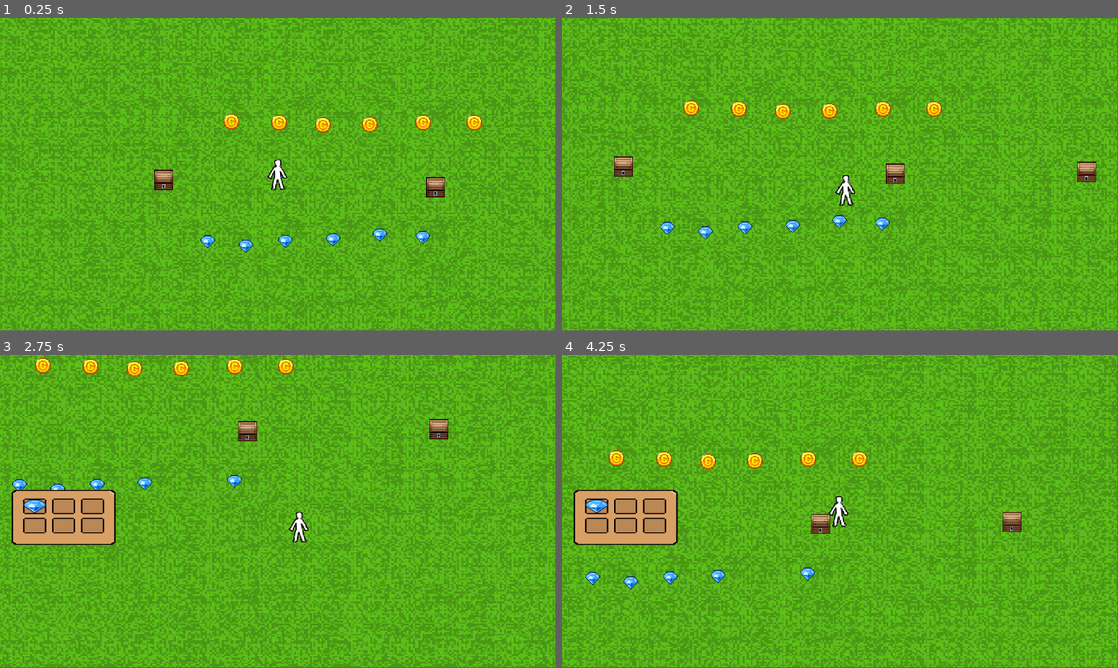
Above: before the commit, frames 1-4 (two rows, left to right).
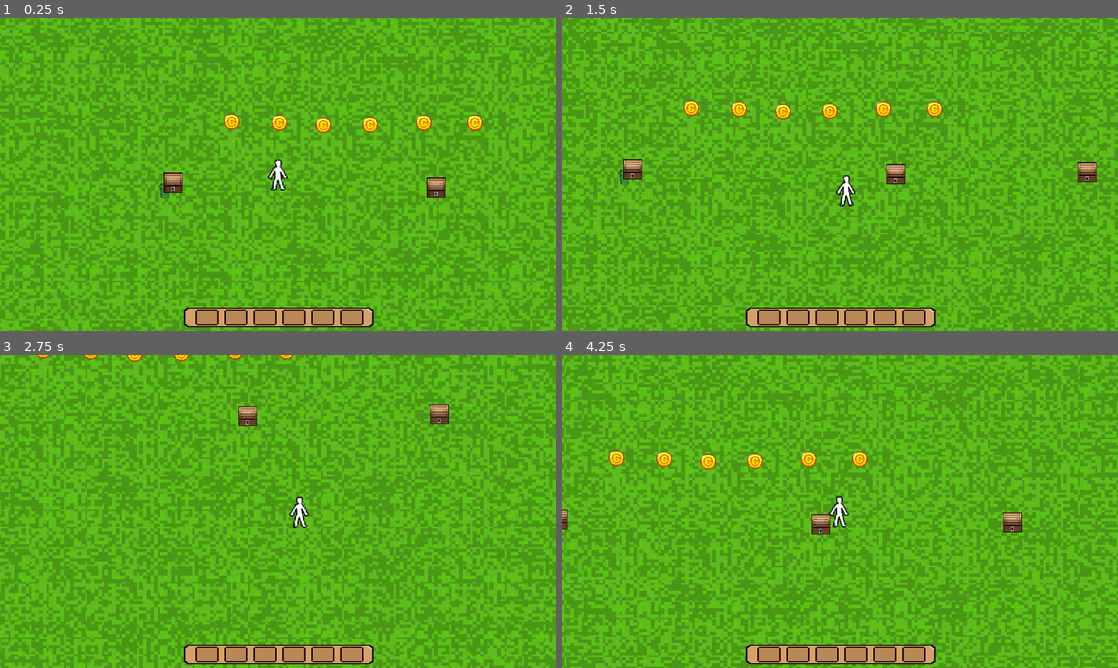
Above: after the commit, the same moments.

Repository: Damian153/puzzle-game
Game: Godot game, scene res://Scene/level1.tscn
Same seed, same stepped clock (60 frames per second), same inputs: the game is played once before the commit and once after it.
Inputs (mouse positions are in pixels of both pictures, inside the frame that each line leads up to):
- Up to frame 1 (0.25 s): no input
- Up to frame 2 (1.5 s): tap Enter at 0.5 s; move the mouse to (962, 158) at 0.52 s; hold D (right) 0.53-1.28 s; hold E (action) 0.53-1.28 s; click (962, 158) at 0.67 s; tap B (inv) at 0.8, 1.35 s; move the mouse to (728, 190) at 1.27 s; hold S (down) from 1.28 s (still down); click (728, 190) at 1.42 s
- Up to frame 3 (2.75 s): tap E (action) at 1.55 s; move the mouse to (333, 442) at 2.02 s; release S (down) at 2.03 s; hold D (right) from 2.03 s (still down); hold E (action) from 2.03 s (still down); click (333, 442) at 2.17 s; tap B (inv) at 2.3 s
- Up to frame 4 (4.25 s): move the mouse to (812, 574) at 2.77 s; release D (right) at 2.78 s; release E (action) at 2.78 s; hold W (up) 2.78-3.53 s; tap B (inv) at 2.85, 3.8 s; click (812, 574) at 2.92 s; tap E (action) at 3.05 s; move the mouse to (1006, 558) at 3.52 s; hold A (left) from 3.53 s (still down); hold Shift (shift) from 3.53 s (still down); click (1006, 558) at 3.67 s
In our replay, the window is 799x449 before the commit and 800x450 after it. These sizes can differ from the game's own. Grey fills any space a smaller window leaves; there, only what the larger window draws over its background counts as a difference.

The runs differ from the first frame. In frame 1, 45% of the frame differs, in the area x 0-100%, y 0-100%; in frame 2, 47%; in frame 3, 48%; in frame 4, 48%.

Commit message:
drestule updtae

Diff:
--- a/puzzle/Scene/Coin.tscn
+++ b/puzzle/Scene/Coin.tscn
@@ -23,3 +23,4 @@
 shape = SubResource("CircleShape2D_aiydl")
 
 [connection signal="body_entered" from="pickable_area" to="." method="_on_pickable_area_body_entered"]
+[connection signal="body_exited" from="pickable_area" to="." method="_on_pickable_area_body_exited"]
--- a/puzzle/Scene/chest.gd
+++ b/puzzle/Scene/chest.gd
@@ -2,16 +2,17 @@
 
 @onready var locked = $locked
 @onready var unlocked = $unlocked
-@onready var invpl : Inv = preload("res://inv/playerinv.tres")
+@onready var inv : Inv = preload("res://inv/playerinv.tres")
 @onready var impossible = $impossible
 @onready var slot : InvSlot
+var gem_collectable = preload("res://Scene/gem_collectable.tscn")
 
-@export var inv : Inv
-signal sts
 var status = "locked" #unlocked
 var can_unlock = false
 var player_in_area = false
 var poz=0
+var collected = false
+var player = null
 
 func _ready():
 	locked.visible = false
@@ -31,16 +32,13 @@
 					impossible.visible = false
 		else:
 			locked.visible= false
-			if Input.is_action_just_pressed("action"):
-				Global.show_inv = true
 	else:
 		locked.visible = false
-		Global.show_inv = false
-	if status == "unlocked":
-		emit_signal("sts")
+
 
 func _on_area_2d_body_entered(body):
 	if body.has_method("player"):
+		player = body
 		player_in_area = true
 		search()
 
@@ -50,16 +48,18 @@
 
 func unlock():
 	if Input.is_action_pressed("action") :
-		if invpl.slots[poz].amount >= 1:
+		if inv.slots[poz].amount >= 1:
 			status = "unlocked"
 			unlocked.visible = true
-			invpl.slots[poz].amount -= 1
-			await get_tree().create_timer(1).timeout
+			inv.slots[poz].amount -= 1
+			await get_tree().create_timer(0.5).timeout
 			unlocked.visible = false
+			var instance = gem_collectable.instantiate()
+			add_child(instance)
 
 func search():
 	for i in 6:
-		if invpl.slots[i].item:
-			if str(invpl.slots[i].item.name) == Global.coin:
+		if inv.slots[i].item:
+			if str(inv.slots[i].item.name) == "coin":
 				can_unlock = true
 				poz=i
--- a/puzzle/Scene/chest.tscn
+++ b/puzzle/Scene/chest.tscn
@@ -1,9 +1,7 @@
-[gd_scene load_steps=7 format=3 uid="uid://3ioeiacajlks"]
+[gd_scene load_steps=5 format=3 uid="uid://3ioeiacajlks"]
 
 [ext_resource type="Script" path="res://Scene/chest.gd" id="1_wyc3w"]
 [ext_resource type="Texture2D" uid="uid://bhf4a6s5oqy24" path="res://Sprites/chestc.png" id="2_nk67b"]
-[ext_resource type="Resource" uid="uid://c1pu2p0tak2m7" path="res://inv/chestinv.tres" id="2_wttp0"]
-[ext_resource type="Script" path="res://Scene/open.gd" id="4_ts80s"]
 
 [sub_resource type="RectangleShape2D" id="RectangleShape2D_okj4f"]
 size = Vector2(60, 63)
@@ -14,7 +12,6 @@
 [node name="StaticBody2D" type="StaticBody2D"]
 scale = Vector2(0.65, 0.65)
 script = ExtResource("1_wyc3w")
-inv = ExtResource("2_wttp0")
 
 [node name="CollisionShape2D" type="CollisionShape2D" parent="."]
 position = Vector2(0, -0.5)
@@ -59,20 +56,5 @@
 theme_override_font_sizes/font_size = 646
 text = "You don't have a key to open this chest!"
 
-[node name="open" type="Label" parent="."]
-visible = false
-offset_left = -136.923
-offset_top = -95.3846
-offset_right = 12211.1
-offset_bottom = 785.615
-scale = Vector2(0.05, 0.05)
-theme_override_font_sizes/font_size = 646
-text = "Press [E] to open."
-script = ExtResource("4_ts80s")
-
-[connection signal="sts" from="." to="open" method="_on_static_body_2d_sts"]
 [connection signal="body_entered" from="Area2D" to="." method="_on_area_2d_body_entered"]
-[connection signal="body_entered" from="Area2D" to="open" method="_on_area_2d_body_entered"]
 [connection signal="body_exited" from="Area2D" to="." method="_on_area_2d_body_exited"]
-[connection signal="body_exited" from="Area2D" to="open" method="_on_area_2d_body_exited"]
-[connection signal="body_shape_entered" from="Area2D" to="open" method="_on_area_2d_body_shape_entered"]
--- a/puzzle/Scene/gem_collectable.tscn
+++ b/puzzle/Scene/gem_collectable.tscn
@@ -5,7 +5,7 @@
 [ext_resource type="Resource" uid="uid://bne70vae73ntn" path="res://inv/Items/gem.tres" id="2_uyekc"]
 
 [sub_resource type="CircleShape2D" id="CircleShape2D_s1j0e"]
-radius = 16.9761
+radius = 34.4991
 
 [node name="gem_collectable" type="StaticBody2D"]
 scale = Vector2(1.885, 1.885)
@@ -13,6 +13,7 @@
 item = ExtResource("2_uyekc")
 
 [node name="gem" type="Sprite2D" parent="."]
+scale = Vector2(1.75, 1.75)
 texture = ExtResource("2_b7jhn")
 
 [node name="interactable_area" type="Area2D" parent="."]
@@ -21,12 +22,12 @@
 shape = SubResource("CircleShape2D_s1j0e")
 
 [node name="collect_text" type="Label" parent="."]
-offset_left = -36.6048
-offset_top = -23.8727
-offset_right = 1581.4
-offset_bottom = 230.127
+offset_left = -66.8435
+offset_top = -43.5013
+offset_right = 2639.16
+offset_bottom = 381.499
 scale = Vector2(0.05, 0.05)
-theme_override_font_sizes/font_size = 186
+theme_override_font_sizes/font_size = 311
 text = "Press (E) to collect"
 
 [connection signal="body_entered" from="interactable_area" to="." method="_on_interactable_area_body_entered"]
--- a/puzzle/Scene/level1.tscn
+++ b/puzzle/Scene/level1.tscn
@@ -1,26 +1,138 @@
-[gd_scene load_steps=9 format=3 uid="uid://cmkcg6rf683mj"]
+[gd_scene load_steps=13 format=3 uid="uid://cmkcg6rf683mj"]
 
 [ext_resource type="Texture2D" uid="uid://b46u5c2qf2o1y" path="res://Sprites/verde2.png" id="1_onxdf"]
 [ext_resource type="PackedScene" uid="uid://d25kdg30j3grm" path="res://Scene/player.tscn" id="1_rgky6"]
+[ext_resource type="Texture2D" uid="uid://cjawoatwuok74" path="res://Sprites/grass.png" id="2_fu0a7"]
+[ext_resource type="Texture2D" uid="uid://dje823kcnshhf" path="res://Sprites/barrel.png" id="3_dqe1s"]
 [ext_resource type="PackedScene" uid="uid://3ioeiacajlks" path="res://Scene/chest.tscn" id="3_jqlah"]
 [ext_resource type="PackedScene" uid="uid://cfuug6qn1lpol" path="res://Scene/Coin.tscn" id="4_5htjf"]
-[ext_resource type="PackedScene" uid="uid://0y2ssbylcvjb" path="res://Scene/gem_collectable.tscn" id="5_bdjtm"]
-[ext_resource type="PackedScene" uid="uid://hvwofgrytcxj" path="res://inv/chest_inv_ui.tscn" id="6_3c4el"]
+[ext_resource type="Texture2D" uid="uid://dm6aerd54iiwo" path="res://Sprites/water.png" id="4_kyao7"]
 [ext_resource type="PackedScene" uid="uid://4l7eyvtgf47d" path="res://inv/inv_ui.tscn" id="7_uact4"]
 
-[sub_resource type="GDScript" id="GDScript_41mwx"]
-script/source = "extends Node2D
+[sub_resource type="TileSetAtlasSource" id="TileSetAtlasSource_ihcr5"]
+texture = ExtResource("2_fu0a7")
+texture_region_size = Vector2i(32, 32)
+0:0/0 = 0
+1:0/0 = 0
+2:0/0 = 0
+3:0/0 = 0
+4:0/0 = 0
+5:0/0 = 0
+0:1/0 = 0
+1:1/0 = 0
+2:1/0 = 0
+3:1/0 = 0
+4:1/0 = 0
+5:1/0 = 0
+0:2/0 = 0
+1:2/0 = 0
+2:2/0 = 0
+3:2/0 = 0
+4:2/0 = 0
+5:2/0 = 0
+0:3/0 = 0
+1:3/0 = 0
+2:3/0 = 0
+3:3/0 = 0
+4:3/0 = 0
+5:3/0 = 0
+1:4/0 = 0
+2:4/0 = 0
+3:4/0 = 0
+4:4/0 = 0
+0:5/0 = 0
+1:5/0 = 0
+2:5/0 = 0
+3:5/0 = 0
+4:5/0 = 0
+5:5/0 = 0
+0:6/0 = 0
+1:6/0 = 0
+2:6/0 = 0
+3:6/0 = 0
+4:6/0 = 0
+5:6/0 = 0
+0:7/0 = 0
+1:7/0 = 0
+2:7/0 = 0
+3:7/0 = 0
+4:7/0 = 0
+5:7/0 = 0
+0:8/0 = 0
+1:8/0 = 0
+2:8/0 = 0
+3:8/0 = 0
+4:8/0 = 0
+5:8/0 = 0
+1:9/0 = 0
+2:9/0 = 0
+3:9/0 = 0
+4:9/0 = 0
+0:10/0 = 0
+1:10/0 = 0
+2:10/0 = 0
+3:10/0 = 0
+4:10/0 = 0
+5:10/0 = 0
+0:11/0 = 0
+1:11/0 = 0
+2:11/0 = 0
+3:11/0 = 0
+4:11/0 = 0
+5:11/0 = 0
+0:4/0 = 0
 
+[sub_resource type="TileSetAtlasSource" id="TileSetAtlasSource_mayid"]
+texture = ExtResource("3_dqe1s")
+texture_region_size = Vector2i(32, 32)
+0:0/0 = 0
+1:0/0 = 0
+2:0/0 = 0
+3:0/0 = 0
+0:1/0 = 0
+1:1/0 = 0
+2:1/0 = 0
+3:1/0 = 0
 
-"
+[sub_resource type="TileSetAtlasSource" id="TileSetAtlasSource_247dc"]
+texture = ExtResource("4_kyao7")
+texture_region_size = Vector2i(32, 32)
+0:0/0 = 0
+1:0/0 = 0
+2:0/0 = 0
+0:1/0 = 0
+1:1/0 = 0
+2:1/0 = 0
+0:2/0 = 0
+1:2/0 = 0
+2:2/0 = 0
+0:3/0 = 0
+1:3/0 = 0
+2:3/0 = 0
+0:4/0 = 0
+1:4/0 = 0
+2:4/0 = 0
+0:5/0 = 0
+1:5/0 = 0
+2:5/0 = 0
+
+[sub_resource type="TileSet" id="TileSet_7us7y"]
+tile_size = Vector2i(32, 32)
+sources/0 = SubResource("TileSetAtlasSource_ihcr5")
+sources/1 = SubResource("TileSetAtlasSource_mayid")
+sources/2 = SubResource("TileSetAtlasSource_247dc")
 
 [node name="world" type="Node2D"]
-script = SubResource("GDScript_41mwx")
 
 [node name="Verde2" type="Sprite2D" parent="."]
 position = Vector2(-7.62939e-06, 0.500019)
-scale = Vector2(2.22566, 1.83152)
+scale = Vector2(3.971, 3.269)
 texture = ExtResource("1_onxdf")
+
+[node name="TileMap" type="TileMap" parent="."]
+tile_set = SubResource("TileSet_7us7y")
+format = 2
+layer_0/tile_data = PackedInt32Array(65528, 0, 3)
 
 [node name="StaticBody2D" parent="." instance=ExtResource("3_jqlah")]
 position = Vector2(726, 6)
@@ -29,7 +141,7 @@
 position = Vector2(329, 10)
 
 [node name="StaticBody2D3" parent="." instance=ExtResource("3_jqlah")]
-position = Vector2(-235, -5)
+position = Vector2(-216, -4.76837e-07)
 
 [node name="player" parent="." instance=ExtResource("1_rgky6")]
 z_index = 1
@@ -53,45 +165,17 @@
 [node name="coin5" parent="." instance=ExtResource("4_5htjf")]
 position = Vector2(409, -124)
 
-[node name="gem_collectable" parent="." instance=ExtResource("5_bdjtm")]
-position = Vector2(17, 122)
-
-[node name="gem_collectable5" parent="." instance=ExtResource("5_bdjtm")]
-position = Vector2(-65, 132)
-
-[node name="gem_collectable6" parent="." instance=ExtResource("5_bdjtm")]
-position = Vector2(-144, 123)
-
-[node name="gem_collectable2" parent="." instance=ExtResource("5_bdjtm")]
-position = Vector2(302, 114)
-
-[node name="gem_collectable3" parent="." instance=ExtResource("5_bdjtm")]
-position = Vector2(213, 109)
-
-[node name="gem_collectable4" parent="." instance=ExtResource("5_bdjtm")]
-position = Vector2(116, 119)
-
 [node name="CanvasLayer" type="CanvasLayer" parent="."]
 
-[node name="chestInv_UI" parent="CanvasLayer" instance=ExtResource("6_3c4el")]
-anchors_preset = -1
-anchor_left = 0.921875
-anchor_top = 0.420525
-anchor_right = 1.22794
-anchor_bottom = 0.640525
-offset_left = -385.0
-offset_top = -40.5
-offset_right = -647.584
-offset_bottom = -118.06
-grow_horizontal = 0
-metadata/_edit_use_anchors_ = true
-
 [node name="Inv_UI" parent="CanvasLayer" instance=ExtResource("7_uact4")]
-anchors_preset = 4
-anchor_top = 0.5
-anchor_bottom = 0.5
-offset_left = 24.0
-offset_top = -44.0
-offset_right = 85.0
-offset_bottom = 2.0
-grow_vertical = 2
+anchors_preset = 7
+anchor_left = 0.5
+anchor_top = 1.0
+anchor_right = 0.5
+anchor_bottom = 1.0
+offset_top = -48.0
+offset_bottom = -48.0
+grow_horizontal = 2
+grow_vertical = 0
+size_flags_horizontal = 4
+size_flags_vertical = 4
--- a/puzzle/Scene/player.tscn
+++ b/puzzle/Scene/player.tscn
@@ -20,10 +20,10 @@
 texture = ExtResource("1_k1rnw")
 
 [node name="Camera2D" type="Camera2D" parent="."]
-limit_left = -1000
-limit_top = -500
-limit_right = 1000
-limit_bottom = 500
+limit_left = -1300
+limit_top = -800
+limit_right = 1300
+limit_bottom = 800
 position_smoothing_enabled = true
 position_smoothing_speed = 6.0
 
--- a/puzzle/Scripts/coin.gd
+++ b/puzzle/Scripts/coin.gd
@@ -1,8 +1,25 @@
 extends Node2D
 
-@export var item:InvItem
+@export var item : InvItem
+var player = null
+var player_in_area = false
+
+func _process(delta):
+	if player_in_area :
+		playercollect()
+
+func playercollect():
+	player.collect(item)
+	self.queue_free()
+
+
+
 func _on_pickable_area_body_entered(body):
 	if body.has_method("player"):
-		body.collect(item)
-		Global.coin = "coin"
-		self.queue_free()
+		player = body
+		player_in_area = true
+
+
+func _on_pickable_area_body_exited(body):
+	if body.has_method("player"):
+		player_in_area = false
--- a/puzzle/Scripts/global.gd
+++ b/puzzle/Scripts/global.gd
@@ -6,6 +6,9 @@
 var remove = false
 var open = false
 var show_inv = false
+
+var slots : Array
+
 func _process(delta):
 	if Input.is_action_just_pressed("esc"):
 		get_tree().quit()
--- a/puzzle/Scripts/player.gd
+++ b/puzzle/Scripts/player.gd
@@ -14,12 +14,6 @@
 		velocity.y = 0
 	move_and_slide()
 
-func _process(delta):
-	if Global.open:
-		speed = 0
-	else :
-		speed = 300
-
 func player():
 	pass
 
--- a/puzzle/inv/Inv_UI.gd
+++ b/puzzle/inv/Inv_UI.gd
@@ -7,7 +7,7 @@
 
 func _ready():
 	inv.update.connect(update_slots)
-	close()
+	self.visible =true
 
 func update_slots():
 	for i in range(min(inv.slots.size(), slots.size())):
@@ -15,19 +15,3 @@
 
 func _process(delta):
 	update_slots()
-	if Input.is_action_just_pressed("inv") or Global.show_inv:
-		if is_open:
-			close()
-		else:
-			open()
-		if Global.show_inv:
-			open()
-
-func open():
-	visible = true
-	is_open = true
-
-
-func close():
-	visible = false
-	is_open = false
--- a/puzzle/inv/inv_ui.tscn
+++ b/puzzle/inv/inv_ui.tscn
@@ -5,23 +5,26 @@
 [ext_resource type="PackedScene" uid="uid://qjsxoxytep0c" path="res://inv/inv_ui_slot.tscn" id="3_80pd0"]
 
 [node name="Inv_UI" type="Control"]
-custom_minimum_size = Vector2(61, 46)
 layout_mode = 3
 anchors_preset = 0
-offset_right = 61.0
-offset_bottom = 46.0
 scale = Vector2(3, 2)
 script = ExtResource("1_wey7o")
 
 [node name="NinePatchRect" type="NinePatchRect" parent="."]
-layout_mode = 0
-offset_right = 72.0
-offset_bottom = 57.0
+layout_mode = 1
+anchors_preset = 5
+anchor_left = 0.5
+anchor_right = 0.5
+offset_left = -65.5
+offset_right = 65.5
+offset_bottom = 20.0
+grow_horizontal = 2
 texture = ExtResource("2_jk5tl")
 patch_margin_left = 6
 patch_margin_top = 6
 patch_margin_right = 6
 patch_margin_bottom = 6
+metadata/_edit_use_anchors_ = true
 
 [node name="GridContainer" type="GridContainer" parent="NinePatchRect"]
 layout_mode = 1
@@ -30,13 +33,13 @@
 anchor_top = 0.5
 anchor_right = 0.5
 anchor_bottom = 0.5
-offset_left = -28.0
-offset_top = -20.0
-offset_right = 28.0
-offset_bottom = 20.0
+offset_left = -58.0
+offset_top = -8.0
+offset_right = 58.0
+offset_bottom = 8.0
 grow_horizontal = 2
 grow_vertical = 2
-columns = 3
+columns = 6
 
 [node name="Inv_UI_slot" parent="NinePatchRect/GridContainer" instance=ExtResource("3_80pd0")]
 layout_mode = 2
--- a/puzzle/inv/inv_ui_slot.gd
+++ b/puzzle/inv/inv_ui_slot.gd
@@ -3,8 +3,6 @@
 @onready var item_visual: Sprite2D = $CenterContainer/Panel/item_display
 @onready var amount_text = $CenterContainer/Panel/amount_text
 @onready var plinv : Inv = preload("res://inv/playerinv.tres")
-@onready var chinv : Inv = preload("res://inv/chestinv.tres")
-var MouseOver= false
 
 func update(slot: InvSlot):
 	if !slot.item:
@@ -18,22 +16,3 @@
 		if slot.amount == 0:
 			slot.item = null
 		amount_text.text = str(slot.amount)
-
-func _input(event):
-	if event is InputEventMouseButton:
-		if event.is_released() and MouseOver:
-			check()
-
-func check():
-	for i in 6:
-		if chinv.slots[i].item:
-			#if chinv.slots[i].item.name == "coin":
-			for j in range(chinv.slots[i].amount):
-				plinv.insert(chinv.slots[i].item)
-			chinv.slots.remove_at(i)
-
-func _on_mouse_exited():
-	MouseOver = false
-
-func _on_mouse_entered():
-	MouseOver = true
--- a/puzzle/project.godot
+++ b/puzzle/project.godot
@@ -18,6 +18,11 @@
 [autoload]
 
 Global="*res://Scripts/global.gd"
+
+[display]
+
+window/stretch/mode="viewport"
+window/stretch/aspect="expand"
 
 [input]
 
Binary file added: puzzle/Sprites/barrel.png
Not shown, added: puzzle/Sprites/barrel.png.import
Binary file added: puzzle/Sprites/grass.png
Not shown, added: puzzle/Sprites/grass.png.import
Binary file added: puzzle/Sprites/water.png
Not shown, added: puzzle/Sprites/water.png.import
